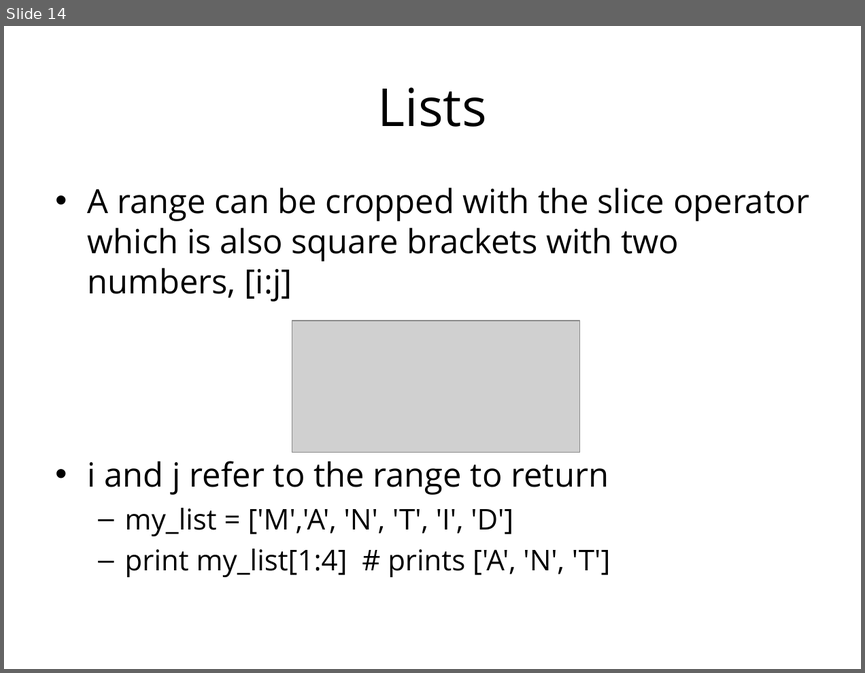
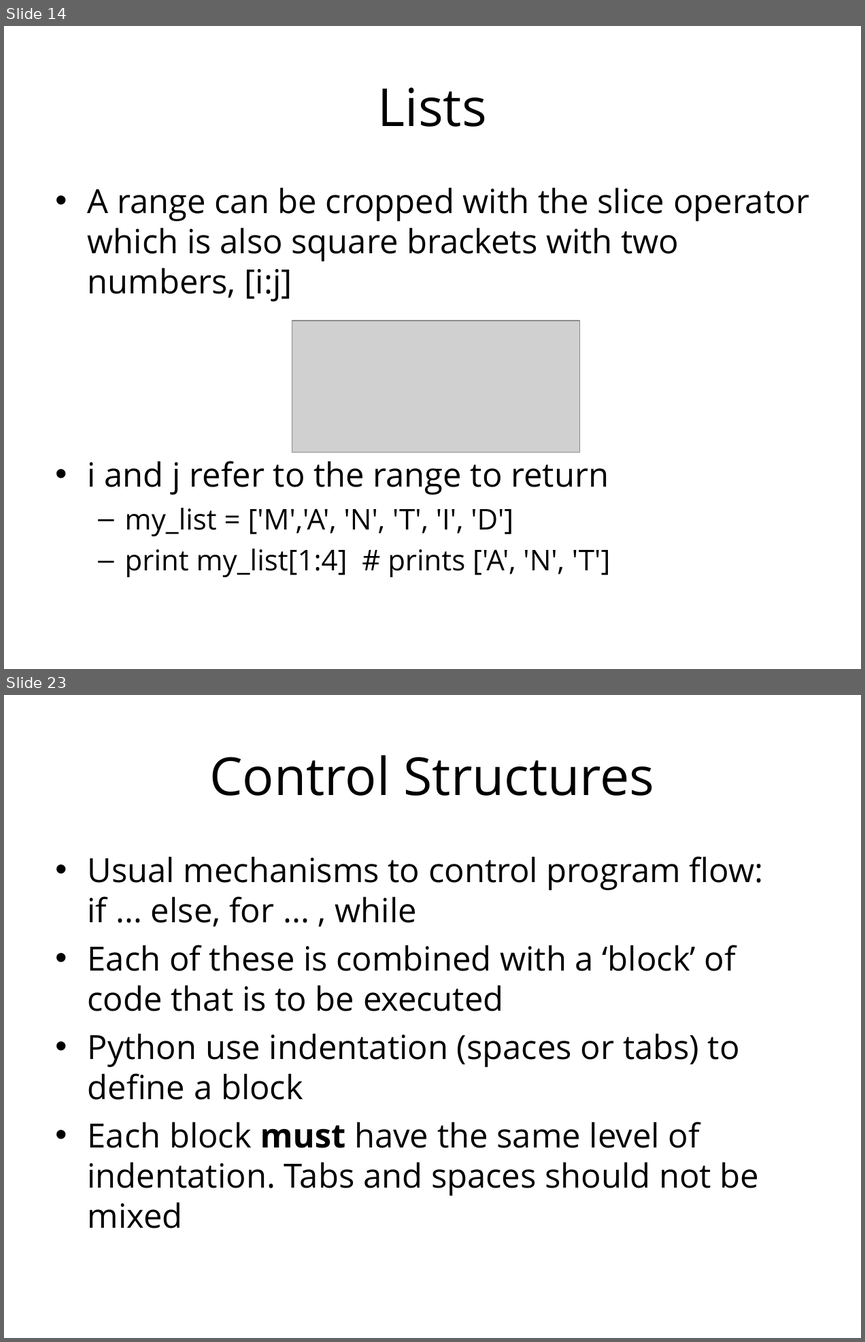
Before and after one commit to mantidproject/documents, a slide deck: Presentations/Introduction to Python/Introduction to Python.ppt. Shown one above the other, each under a label of ours: slide 14 before the commit, slides 14 and 23 after it; the slides between them are not shown. The pictures are 865x673 and 865x1342 pixels, drawn with LibreOffice and Linux fonts; fonts in the diff are those of the drawing; grey boxes stand for pictures; background and template pictures are left out. Boxes give left, top, right and bottom in pixels: in the first picture for what was removed or moved away, otherwise in the second. Text is boxed around its words. In the diff, an @@ line names an element or a change of style, - is before the commit and + after.

Commit message:
Finished Python training slides. Re #100

```diff
--- a/Presentations/Introduction to Python/Introduction to Python.ppt
+++ b/Presentations/Introduction to Python/Introduction to Python.ppt
@@ slide 23 added at box(4, 695, 861, 1338), background #FFFFFF @@
@@ title added at box(209, 755, 655, 796), 44 pt, text #000000 @@
+Control Structures
@@ text added at box(88, 856, 764, 1228), 28 pt, text #000000 @@
+• Usual mechanisms to control program flow: if ... else, for ... , while
+• Each of these is combined with a ‘block’ of code that is to be executed
+• Python use indentation (spaces or tabs) to define a block
+• Each block must have the same level of indentation. Tabs and spaces should not be mixed
```
Also in this commit, not shown: 1 slide changed, 54 other slides added.
